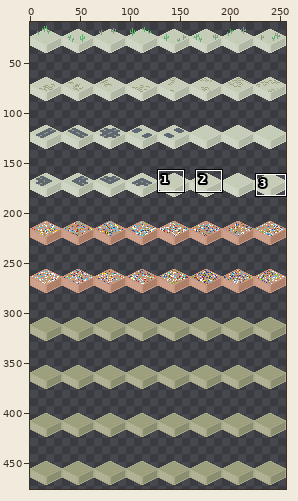
Pixel-art file: assets/overworld/overworld_tile_decorations.aseprite. Above, an overview of the earlier version with the close-up marked.
Close-up. Before the edit:
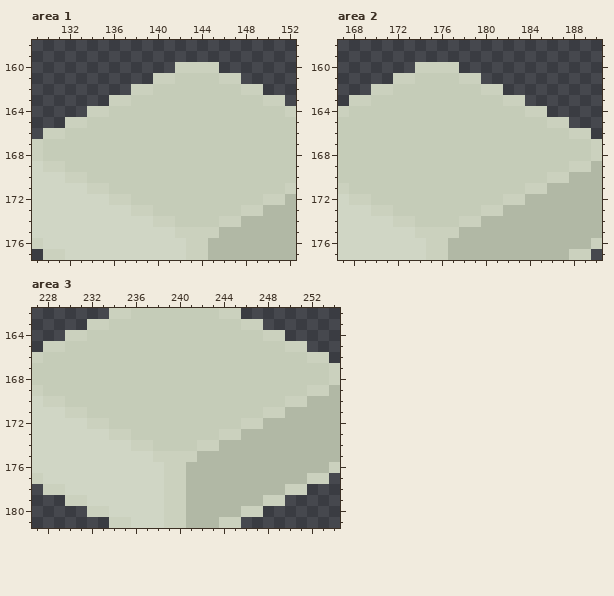
256x480 pixels, 1 frame. Shown: area 1: x 129..152, y 158..177; area 2: x 167..190, y 158..177; area 3: x 227..254, y 162..181. The wide view leaves out empty margins. The commit also changed other parts of the picture, which this record leaves out.
Now the later version:
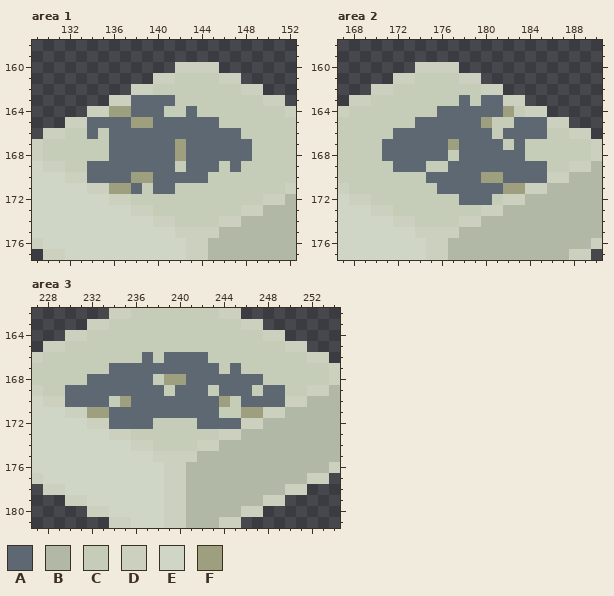
Palette (. is transparent): A #5d6872  B #b1b8a5  C #c5ccb8  D #cbd1be  E #d0d6c5  F #9d9f7f
What changed:
layer "road" added
--- area 1, layer "road"
@@ x 129..152 @@
 162 .........DDCCCCCCCCDD...
-163 .......DDCCCCCCCCCCCCDD.
-164 .....DDCCCCCCCCCCCCCCCCD
-165 ...DDCCCCCCCCCCCCCCCCCCC
-166 .DDCCCCCCCCCCCCCCCCCCCCC
-167 DCCCCCCCCCCCCCCCCCCCCCCC
-168 DCCCCCCCCCCCCCCCCCCCCCCC
-169 EDDCCCCCCCCCCCCCCCCCCCCC
-170 EEEDDCCCCCCCCCCCCCCCCCCC
-171 EEEEEDDCCCCCCCCCCCCCCCCD
+163 .......DDAAAACCCCCCCCDD.
+164 .....DDFFAAACCACCCCCCCCD
+165 ...DDAAAAFFAAAAAACCCCCCC
+166 .DDCCACAAAAAAAAAAAACCCCC
+167 DCCCCCCAAAAAAFAAAAAACCCC
+168 DCCCCCCAAAAAAFAAAAAACCCC
+169 EDDCCAAAAAAAACAAACACCCCC
+170 EEEDDAAAAFFAAAAACCCCCCCC
+171 EEEEEDDFFACAACCCCCCCCCCD
 172 EEEEEEEDDCCCCCCCCCCCCDDB
--- area 2, layer "road"
@@ x 167..190 @@
 162 ...DDCCCCCCCCDD.........
-163 .DDCCCCCCCCCCCCDD.......
-164 DCCCCCCCCCCCCCCCCDD.....
-165 CCCCCCCCCCCCCCCCCCCDD...
-166 CCCCCCCCCCCCCCCCCCCCCDD.
-167 CCCCCCCCCCCCCCCCCCCCCCCD
-168 CCCCCCCCCCCCCCCCCCCCCCCD
-169 CCCCCCCCCCCCCCCCCCCCCDDB
-170 CCCCCCCCCCCCCCCCCCCDDBBB
-171 DCCCCCCCCCCCCCCCCDDBBBBB
-172 EDDCCCCCCCCCCCCDDBBBBBBB
+163 .DDCCCCCCCCACAADD.......
+164 DCCCCCCCCAAAAAAFCDD.....
+165 CCCCCCCAAAAAAFCCAAADD...
+166 CCCCCAAAAAAAAACAAAACCDD.
+167 CCCCAAAAAAFAAAACACCCCCCD
+168 CCCCAAAAAACAAAAAACCCCCCD
+169 CCCCCAAACCAAAAAAAAACCDDB
+170 CCCCCCCCAAAAAFFAAAADDBBB
+171 DCCCCCCCCAAAAAAFFDDBBBBB
+172 EDDCCCCCCCCAAACDDBBBBBBB
 173 EEEDDCCCCCCCCDDBBBBBBBBB
--- area 3, layer "road"
@@ x 227..254 @@
 165 .DDCCCCCCCCCCCCCCCCCCCCDD...
-166 DCCCCCCCCCCCCCCCCCCCCCCCCDD.
-167 CCCCCCCCCCCCCCCCCCCCCCCCCCCD
-168 CCCCCCCCCCCCCCCCCCCCCCCCCCCD
-169 DCCCCCCCCCCCCCCCCCCCCCCCCDDB
-170 EDDCCCCCCCCCCCCCCCCCCCCDDBBB
-171 EEEDDCCCCCCCCCCCCCCCCDDBBBBB
-172 EEEEEDDCCCCCCCCCCCCDDBBBBBBB
+166 DCCCCCCCCCACAAAACCCCCCCCCDD.
+167 CCCCCCCAAAAAAAAAACACCCCCCCCD
+168 CCCCCAAAAAACFFAAAAAAACCCCCCD
+169 DCCAAAAAAAAACAAACAAACAACCDDB
+170 EDDAAAACFAAAAAAAAFCAAAADDBBB
+171 EEEDDFFAAAAAAAAAACCFFDDBBBBB
+172 EEEEEDDAAAACCCCAAAADDBBBBBBB
 173 EEEEEEEDDCCCCCCCCDDBBBBBBBBB
